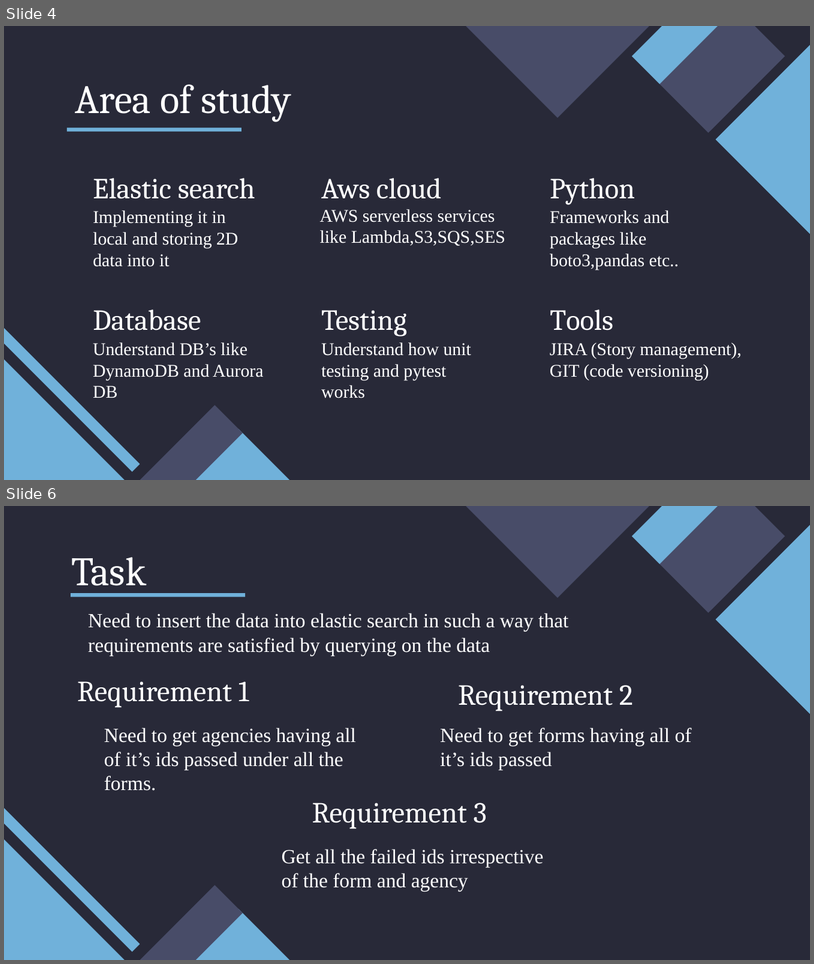
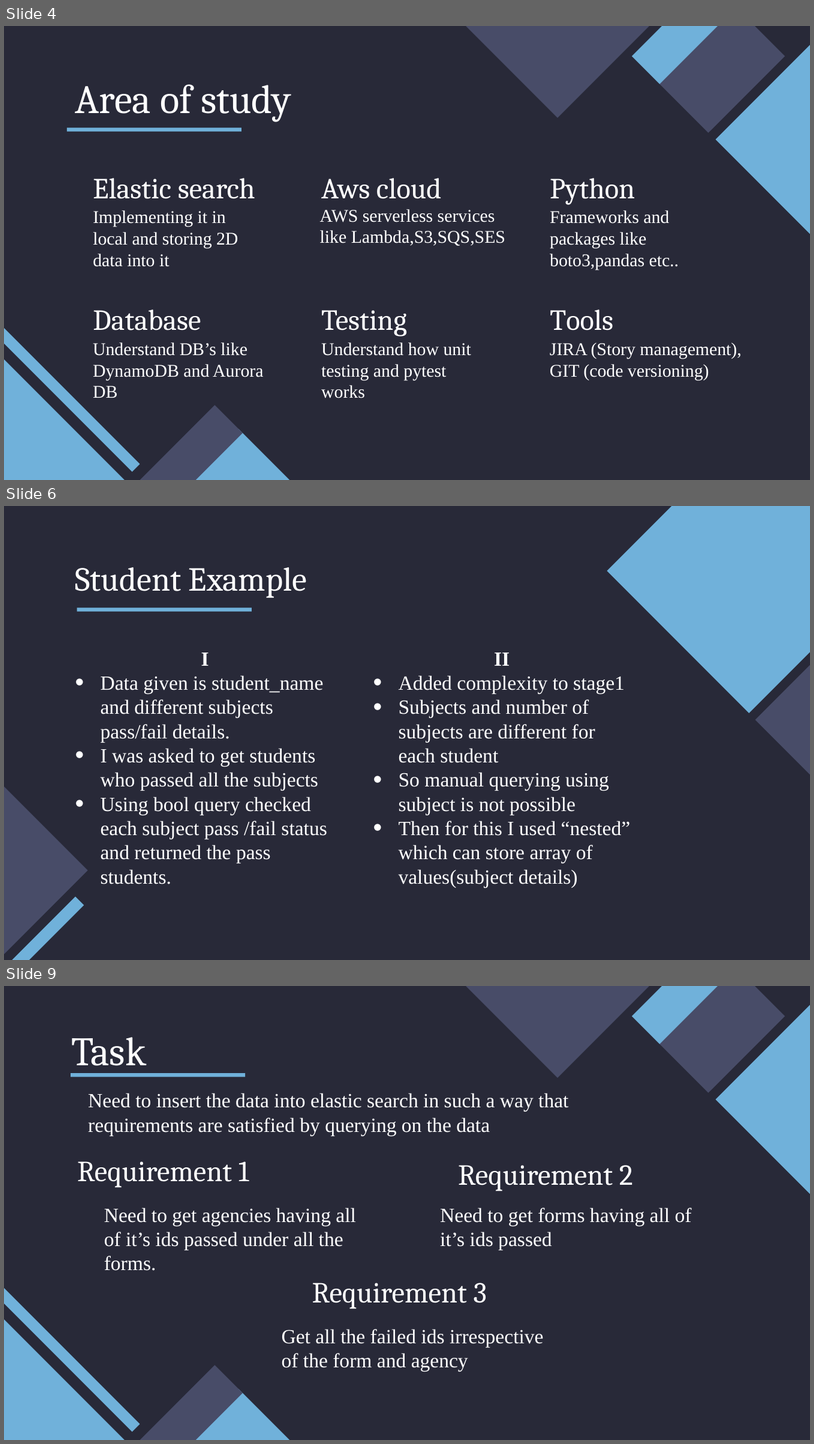
Before and after one commit to mehar-srinivas-chowdari/git-learning, a slide deck: presentation_to_seniors.pptx. Shown one above the other, each under a label of ours: slides 4 and 6 before the commit, slides 4, 6 and 9 after it; the slides between them are not shown. The pictures are 814x964 and 814x1444 pixels, drawn with LibreOffice and Linux fonts; fonts in the diff are those of the drawing. Boxes give left, top, right and bottom in pixels: in the first picture for what was removed or moved away, otherwise in the second. Text is boxed around its words. In the diff, an @@ line names an element or a change of style, - is before the commit and + after.

```diff
--- a/presentation_to_seniors.pptx
+++ b/presentation_to_seniors.pptx
@@ slide 6 added at [4, 506, 810, 960], background #282938 @@
@@ rectangle added at [608, 506, 810, 713], fill #70B1DA @@
@@ title added at [75, 567, 307, 598], 30 pt, text #FFFFFF @@
+Student Example
@@ rectangle added at [756, 577, 810, 861], fill #484C68 @@
@@ rectangle added at [77, 607, 252, 612], fill #70B1DA @@
@@ text added at [101, 652, 327, 884], 18 pt, text #FFFFFF @@
+  I
+• Data given is student_name and different subjects pass/fail details.
+• I was asked to get students who passed all the subjects
+• Using bool query checked each subject pass /fail status and returned the pass students.
@@ text added at [399, 652, 631, 887], 18 pt, text #FFFFFF @@
+  II
+• Added complexity to stage1
+• Subjects and number of subjects are different for each student
+• So manual querying using subject is not possible
+• Then for this I used “nested” which can store array of values(subject details)
@@ rectangle added at [4, 728, 87, 960], fill #484C68 @@
@@ rectangle added at [4, 897, 84, 960], fill #70B1DA @@
@@ what was slide 6 is now slide 9 @@
```
Also in this commit, not shown: 2 slides changed, 2 other slides added.
